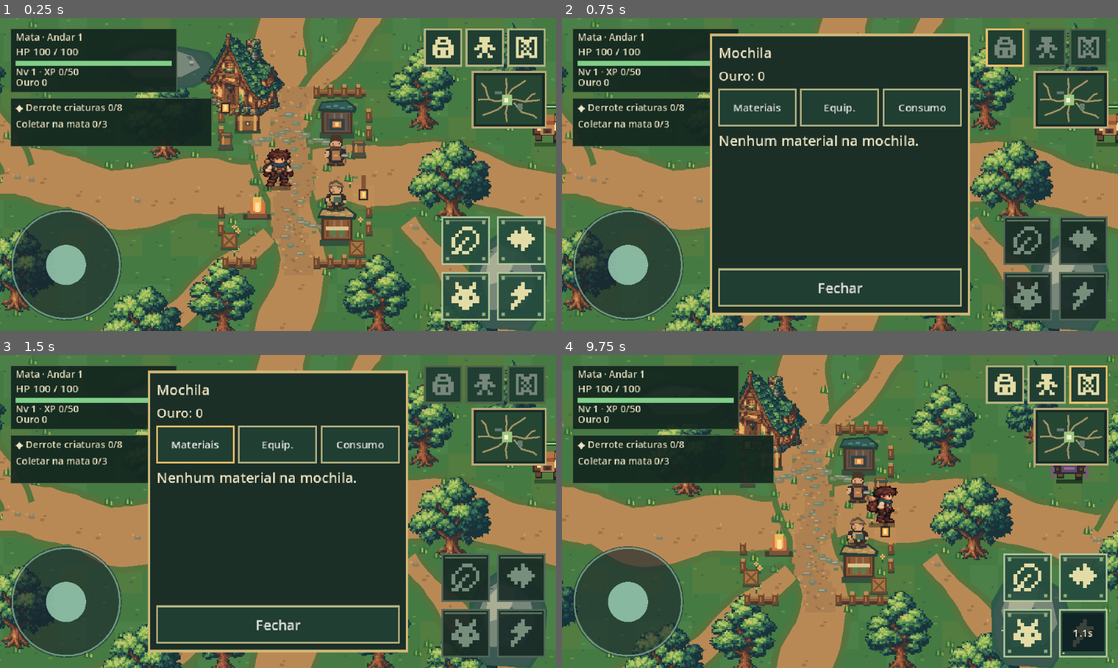
Above: before the commit, frames 1-4 (two rows, left to right).
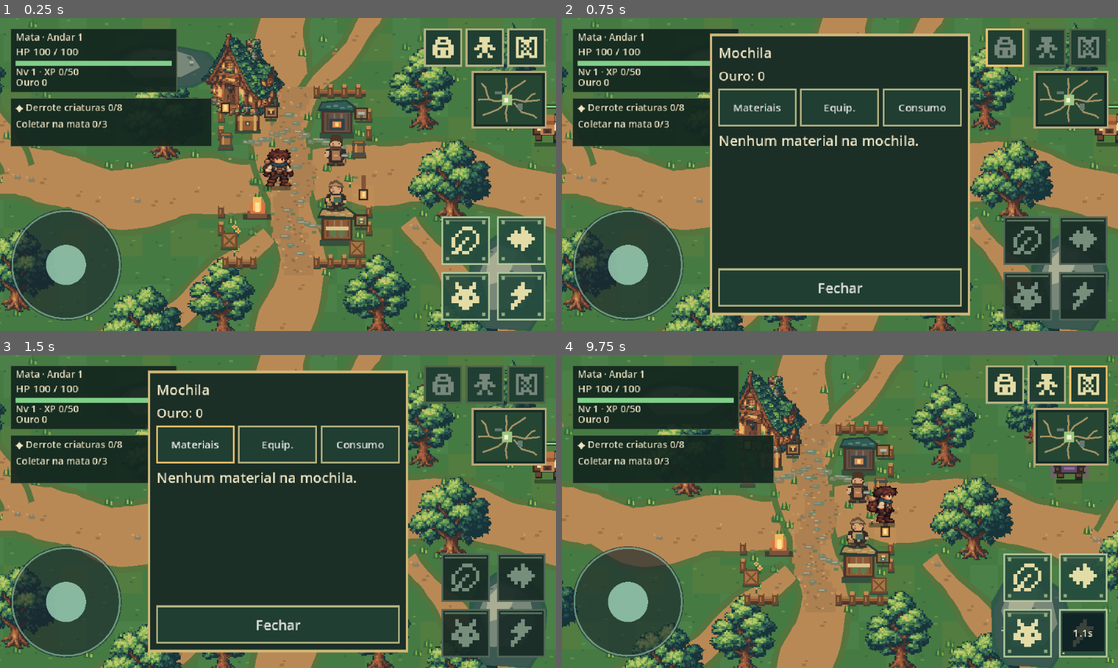
Above: after the commit, the same moments.

Repository: thiagohugo12-dotcom/arveon
Game: Godot game, scene res://scenes/main.tscn
Two runs of this game, one before a commit and one after it. Both use one fixed random seed, a clock stepped at 60 frames per second and the inputs below.
Inputs (mouse positions are in pixels of both pictures, inside the frame that each line leads up to):
- Up to frame 1 (0.25 s): no input
- Up to frame 2 (0.75 s): click (1006, 46) at 0.52 s
- Up to frame 3 (1.5 s): click "Materiais" at 1.25 s
- Up to frame 4 (9.75 s): click "Equip." at 2 s; click "Consumo" at 2.75 s; click "Fechar" at 3.5 s; click (1045, 383) at 4.27 s; click "Personagem" at 5 s; click "Habilidades" at 5.75 s; click "Fechar · C / Esc" at 6.5 s; click (1090, 383) at 7.27 s; tap Enter at 8 s; drag from (628, 602) to (895, 442) at 8.02 s; drag from (1029, 577) to (812, 574) at 8.77 s; tap Space at 9.5 s; move the mouse to (1084, 577) at 9.52 s; hold D (move_right) from 9.53 s (still down); hold E (interact) from 9.53 s (still down); tap Shift (dash) at 9.6 s; click (1084, 577) at 9.67 s

The runs differ from the first frame. In frame 1, 0.3% of the frame differs, in the area x 47-67%, y 28-68%; in frame 2, nothing differs; in frame 3, nothing differs; in frame 4, 0.3%.

Commit message:
Mark existing camp services and capture native mobile review

Diff:
--- a/scripts/presentation/floor_view.gd
+++ b/scripts/presentation/floor_view.gd
@@ -251,6 +251,9 @@
 	_draw_chest(SafeCamp.STATIONS["Baú"])
 	_draw_camp_stall(SafeCamp.STATIONS["Ferreiro"], 1)
 	_draw_camp_stall(SafeCamp.STATIONS["Vendedor"], 2)
+	_draw_service_sign(SafeCamp.STATIONS["Baú"] + Vector2(27, -12), 0)
+	_draw_service_sign(SafeCamp.STATIONS["Ferreiro"] + Vector2(28, -10), 1)
+	_draw_service_sign(SafeCamp.STATIONS["Vendedor"] + Vector2(28, -10), 2)
 	_draw_barrel(Vector2(480, 411))
 	_draw_barrel(Vector2(633, 420))
 	_draw_crate(Vector2(484, 526))
@@ -308,6 +311,26 @@
 		draw_rect(Rect2(at + Vector2(x, -9), Vector2(3, 18)), Color("#d1a35a"))
 	draw_rect(Rect2(at + Vector2(-3, -3), Vector2(6, 6)), Color("#4b5147"))
 	draw_rect(Rect2(at + Vector2(-1, -1), Vector2(2, 3)), Color("#f3c86d"))
+
+func _draw_service_sign(at: Vector2, kind: int) -> void:
+	# Small wood pictograms make the three existing services recognisable from
+	# the path without adding a text panel or moving their interaction points.
+	draw_rect(Rect2(at + Vector2(-7, 7), Vector2(14, 3)), Color("#36503a"))
+	draw_rect(Rect2(at + Vector2(-1, 4), Vector2(2, 6)), Color("#574230"))
+	draw_rect(Rect2(at + Vector2(-8, -8), Vector2(16, 14)), Color("#3b3028"))
+	draw_rect(Rect2(at + Vector2(-6, -6), Vector2(12, 10)), Color("#9d7145"))
+	if kind == 0:
+		draw_rect(Rect2(at + Vector2(-4, -3), Vector2(8, 5)), Color("#51382c"))
+		draw_rect(Rect2(at + Vector2(-3, -4), Vector2(6, 2)), Color("#dcab65"))
+		draw_rect(Rect2(at + Vector2(-1, -2), Vector2(2, 3)), Color("#eccb83"))
+	elif kind == 1:
+		draw_rect(Rect2(at + Vector2(-4, -3), Vector2(8, 3)), Color("#b1b3a0"))
+		draw_rect(Rect2(at + Vector2(-2, 0), Vector2(4, 2)), Color("#596866"))
+		draw_rect(Rect2(at + Vector2(-1, 2), Vector2(2, 2)), Color("#434c4a"))
+	else:
+		draw_rect(Rect2(at + Vector2(-4, -2), Vector2(8, 5)), Color("#4b6954"))
+		draw_rect(Rect2(at + Vector2(-2, -4), Vector2(4, 3)), Color("#dec17e"))
+		draw_rect(Rect2(at + Vector2(-1, 0), Vector2(2, 2)), Color("#e9c57c"))
 
 func _draw_lantern(at: Vector2) -> void:
 	draw_rect(Rect2(at + Vector2(-13, -12), Vector2(26, 28)), Color(1.0, 0.69, 0.31, 0.08))
--- a/tests/mobile_capture.gd
+++ b/tests/mobile_capture.gd
@@ -20,7 +20,7 @@
 	if result != OK:
 		push_error("Screenshot failed: " + name)
 		quit(1)
-	if name.begins_with("forest_pass_") or name.ends_with("_world") or name.begins_with("explorer_1x_walk_"):
+	if name.begins_with("forest_pass_") or name.ends_with("_world") or name.begins_with("explorer_1x_walk_") or name.begins_with("camp_services_"):
 		# Small review copy in CI logs when artifact downloads are unavailable.
 		if name == "forest_pass_960x540":
 			frame.resize(640, 360, Image.INTERPOLATE_NEAREST)
@@ -81,6 +81,9 @@
 	for index in range(4):
 		main.player.view.set_facing([Vector2.DOWN, Vector2.UP, Vector2.LEFT, Vector2.RIGHT][index])
 		await _capture("explorer_world_%s" % ["down", "up", "left", "right"][index])
+	# Native mobile camp view includes both NPC sprites and all service markers.
+	main.player.view.set_facing(Vector2.DOWN)
+	await _capture("camp_services_390x844")
 	# Art direction gate: same playable forest location at mobile and desktop sizes.
 	main.player.position = Vector2(870, 430)
 	main.player.get_node("Camera2D").reset_smoothing()
Not shown, changed: .github/workflows/web.yml
